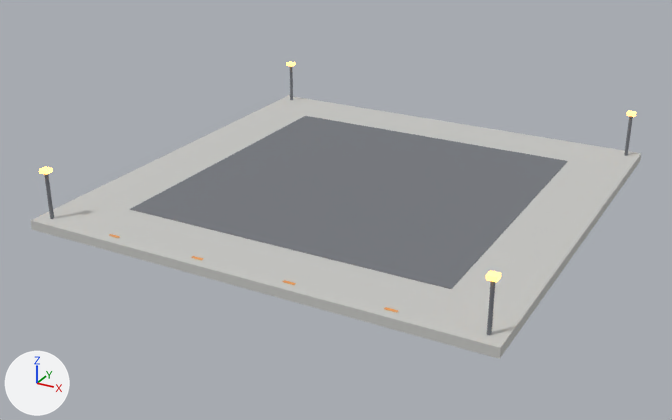
A saved change to the glTF model games/unreal2_mods/U2Avalon/Models/glb/B_cargo_pad.glb.
Before and after are seen from a 50 mm lens placed at (43.8, -85.7, 40.0), pointed at (-1.6, -3.1, -1.3). Arrows for +X, +Y and +Z are at lower left; the lights stay in place. The picture after the commit comes second. Where no turn or scale is listed for an object, it has been applied to the vertices.
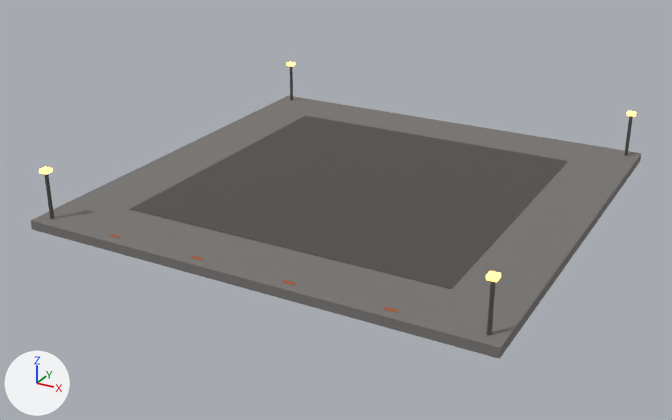
Where the change shows, as pixel boxes (x1, y1, x2, y2) in the pictures (672 x 420 px):
```json
{"object": "Cube", "change": "recoloured", "before": [30, 96, 641, 359], "after": [30, 96, 641, 359], "on screen": "light grey to grey"}
{"object": "Cube.001", "change": "recoloured", "before": [130, 116, 568, 289], "after": [130, 116, 568, 289], "on screen": "grey to dark grey"}
{"object": "Cylinder.002", "change": "recoloured", "before": [487, 281, 495, 335], "after": [487, 281, 495, 335], "on screen": "grey to dark grey"}
{"object": "Cylinder", "change": "recoloured", "before": [44, 174, 54, 219], "after": [44, 174, 54, 219], "on screen": "grey to dark grey"}
{"object": "Cylinder.003", "change": "recoloured", "before": [624, 116, 633, 156], "after": [624, 116, 633, 156]}
```

Scene script edits in JSON lines:
```json
{"op": "set", "path": "mat_concrete.base_color", "old": "(0.58, 0.58, 0.56)", "new": "(0.19, 0.18, 0.172)", "note": "light grey #c8c8c5 -> grey #797673"}
{"op": "set", "path": "mat_dark.base_color", "old": "(0.18, 0.19, 0.21)", "new": "(0.085, 0.078, 0.076)", "note": "grey #76797e -> dark grey #524f4e"}
```
